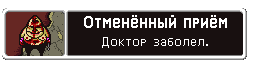
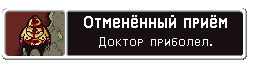
Comparing the layer stacks of the two 254px x 66px images. Changes:
removed layer "Layer 6" over [99, 37, 212, 48]
added layer "Layer 10" above "Layer 9" over [99, 37, 212, 48]
added layer "Layer 7" above "Achievement - 3rdFolder" over [99, 37, 212, 48]
added layer "Achievement - 3rdFolder" over [99, 37, 212, 48]
